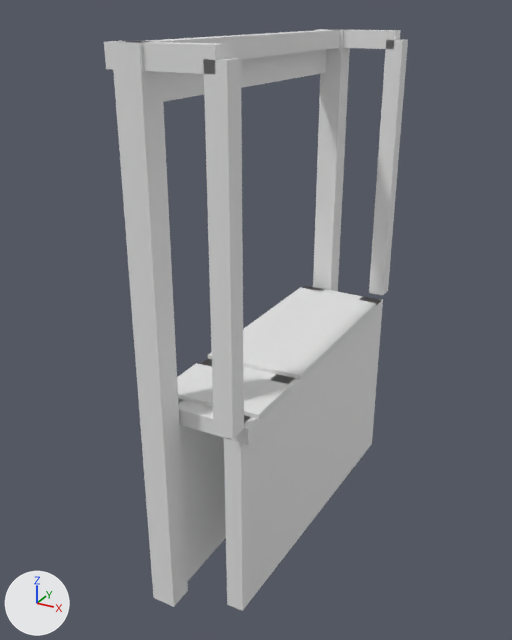
Renders of the glTF model models/oostzaan/oostzaan-brug-477838ad-4/oostzaan-brug-477838ad-4.glb from each side of a commit.
The view is the same before and after, from a camera (50 mm lens) standing at (14.9, -30.1, 16.3) and looking at (-1.1, -1.0, 1.7). The lights are fixed; the arrows at lower left show +X, +Y and +Z. The first picture is the older version.

In view in the first picture: 'building:balans', 'building:balans 2', 'building:contragewicht', 'building:hamei', 'building:hamei 2', 'building:hangstang', 'building:hangstang 2', 'building:portaal', 'road:dek', 'road:fietspad', 'road:landhoofd (aangenomen)', 'road:landhoofd (aangenomen) 2', 'road:rijbaan lokale weg'.
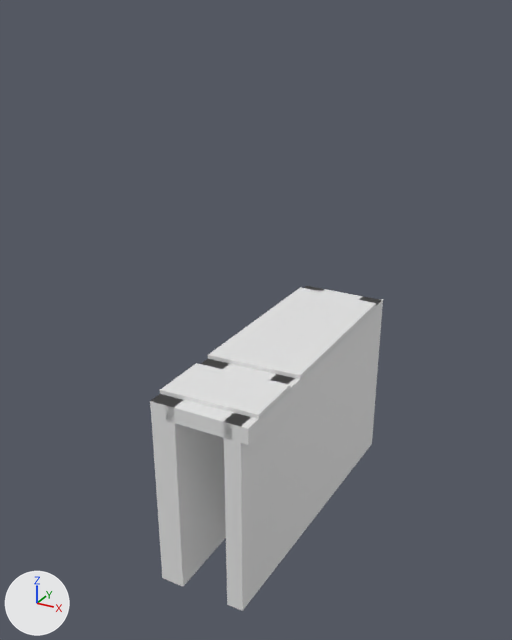
Edits to the bpy script that builds the scene:
```text
Remove ob_building_hamei:
    ob_building_hamei = bpy.data.objects.new('building:hamei', me_hamei)
    ob_building_hamei.location = (0.0, 0.0, 0.0)
Remove ob_building_hamei_2:
    ob_building_hamei_2 = bpy.data.objects.new('building:hamei 2', me_hamei_2)
    ob_building_hamei_2.location = (0.0, 0.0, 0.0)
Remove ob_building_portaal:
    ob_building_portaal = bpy.data.objects.new('building:portaal', me_portaal)
    ob_building_portaal.location = (0.0, 0.0, 0.0)
Remove ob_building_balans:
    ob_building_balans = bpy.data.objects.new('building:balans', me_balans)
    ob_building_balans.location = (0.0, 0.0, 0.0)
Remove ob_building_hangstang:
    ob_building_hangstang = bpy.data.objects.new('building:hangstang', me_hangstang)
    ob_building_hangstang.location = (0.0, 0.0, 0.0)
Remove ob_building_balans_2:
    ob_building_balans_2 = bpy.data.objects.new('building:balans 2', me_balans_2)
    ob_building_balans_2.location = (0.0, 0.0, 0.0)
Remove ob_building_hangstang_2:
    ob_building_hangstang_2 = bpy.data.objects.new('building:hangstang 2', me_hangstang_2)
    ob_building_hangstang_2.location = (0.0, 0.0, 0.0)
Remove ob_building_contragewicht:
    ob_building_contragewicht = bpy.data.objects.new('building:contragewicht', me_contragewicht)
    ob_building_contragewicht.location = (0.0, 0.0, 0.0)
```

Boxes (x1, y1, x2, y2) around the edits, measured in the pictures (512 x 640 px):
'building:hamei 2', deleted: before (111, 41, 188, 607)
'building:hangstang 2', deleted: before (203, 58, 244, 439)
'building:hamei', deleted: before (313, 29, 350, 292)
'building:hangstang', deleted: before (369, 39, 408, 295)
'building:contragewicht', deleted: before (162, 49, 327, 102)
'building:portaal', deleted: before (131, 30, 340, 59)
'building:balans 2', deleted: before (104, 41, 229, 74)
'building:balans', deleted: before (318, 29, 401, 49)
